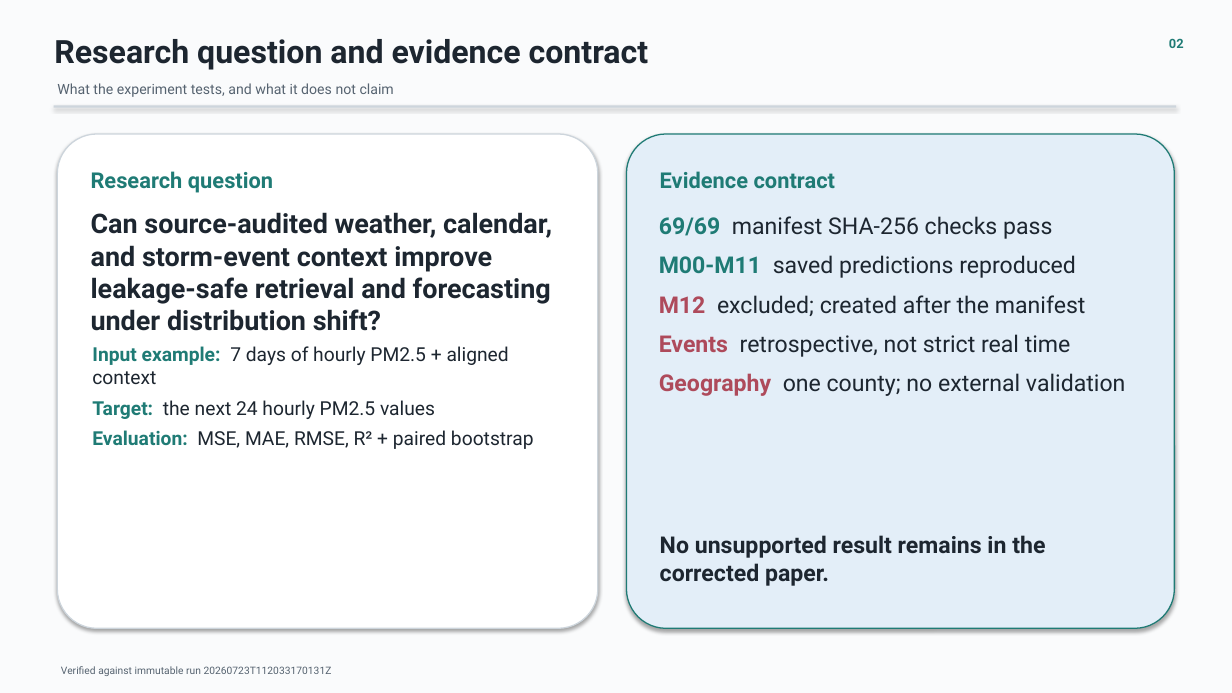
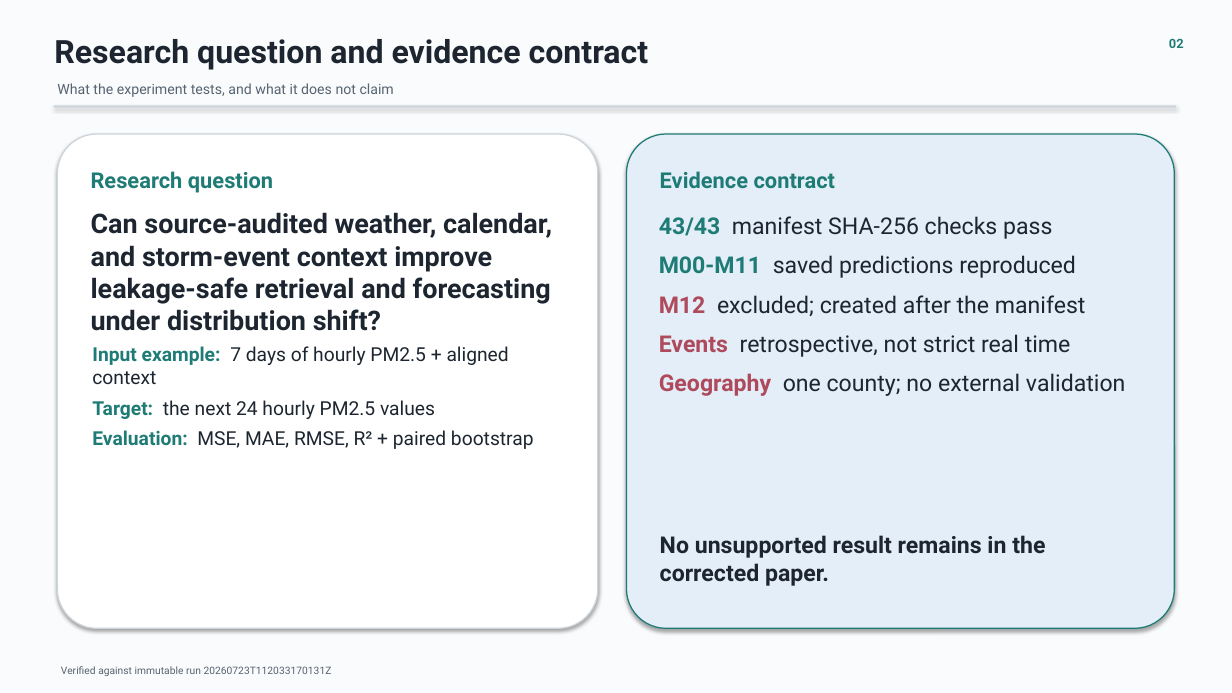
Before and after one commit to shasabbir/event-time-raf, a slide deck: slide 2 of presentation/Event-TimeRAF_Verified_Presentation.pptx. Drawn at 1232x693 pixels with LibreOffice and Linux fonts; fonts in the diff are those of the drawing. Boxes give left, top, right and bottom in pixels: in the first picture for what was removed or moved away, otherwise in the second. Text is boxed around its words. In the diff, an @@ line names an element or a change of style, - is before the commit and + after.

```diff
--- a/presentation/Event-TimeRAF_Verified_Presentation.pptx
+++ b/presentation/Event-TimeRAF_Verified_Presentation.pptx
@@ text at [659,216,1052,239]: text changed @@
-69/69 manifest SHA-256 checks pass
+43/43 manifest SHA-256 checks pass
```
Also in this commit, not shown: 1 other slide changed, 10 other files.
